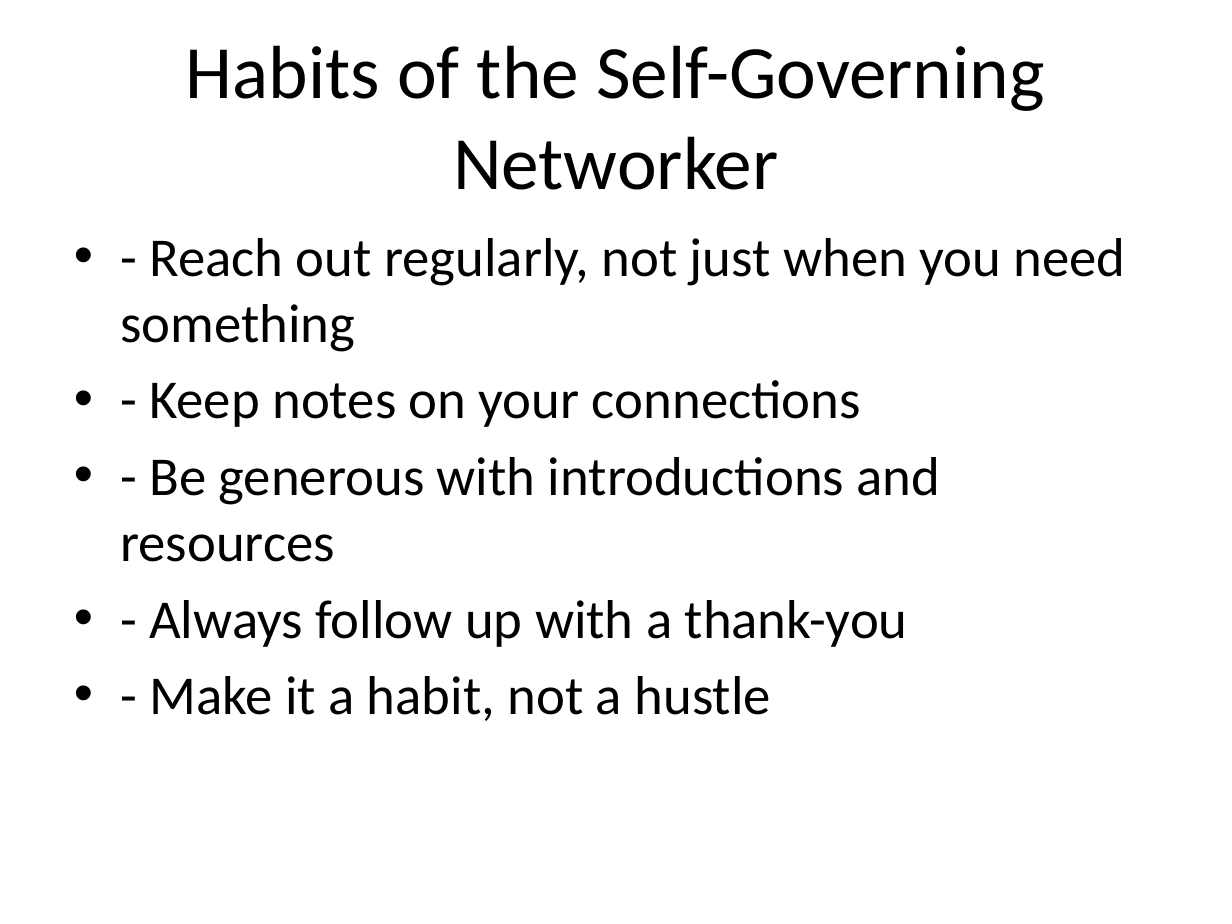
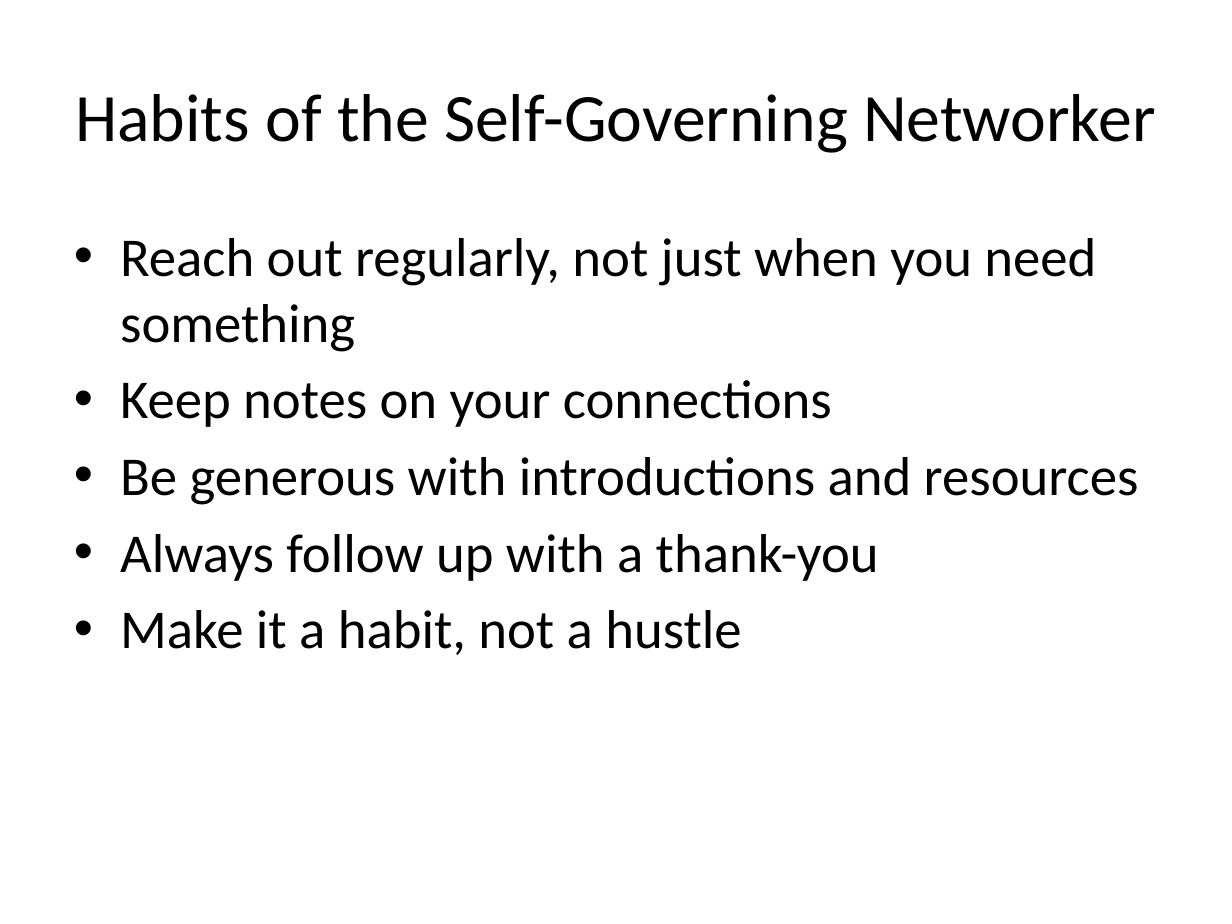
Before and after one commit to stringfestdata/hillsdale-networking-101, a slide deck: slide 10 of networking-as-self-governance.pptx. Drawn at 1232x924 pixels with LibreOffice and Linux fonts; fonts in the diff are those of the drawing. Boxes give left, top, right and bottom in pixels: in the first picture for what was removed or moved away, otherwise in the second. Text is boxed around its words. In the diff, an @@ line names an element or a change of style, - is before the commit and + after.

```diff
--- a/networking-as-self-governance.pptx
+++ b/networking-as-self-governance.pptx
@@ title "Habits of the Self-Governing Networker" at (x1=75, y1=94, x2=1156, y2=153): size 44 to 39.6 pt @@
@@ text at (x1=120, y1=238, x2=1139, y2=655): text changed @@
-• - Reach out regularly, not just when you need something
-• - Keep notes on your connections
-• - Be generous with introductions and resources
-• - Always follow up with a thank-you
-• - Make it a habit, not a hustle
+• Reach out regularly, not just when you need something
+• Keep notes on your connections
+• Be generous with introductions and resources
+• Always follow up with a thank-you
+• Make it a habit, not a hustle
```
Also in this commit, not shown: 10 other slides changed, 1 slide added, 1 slide removed, 2 other files.
